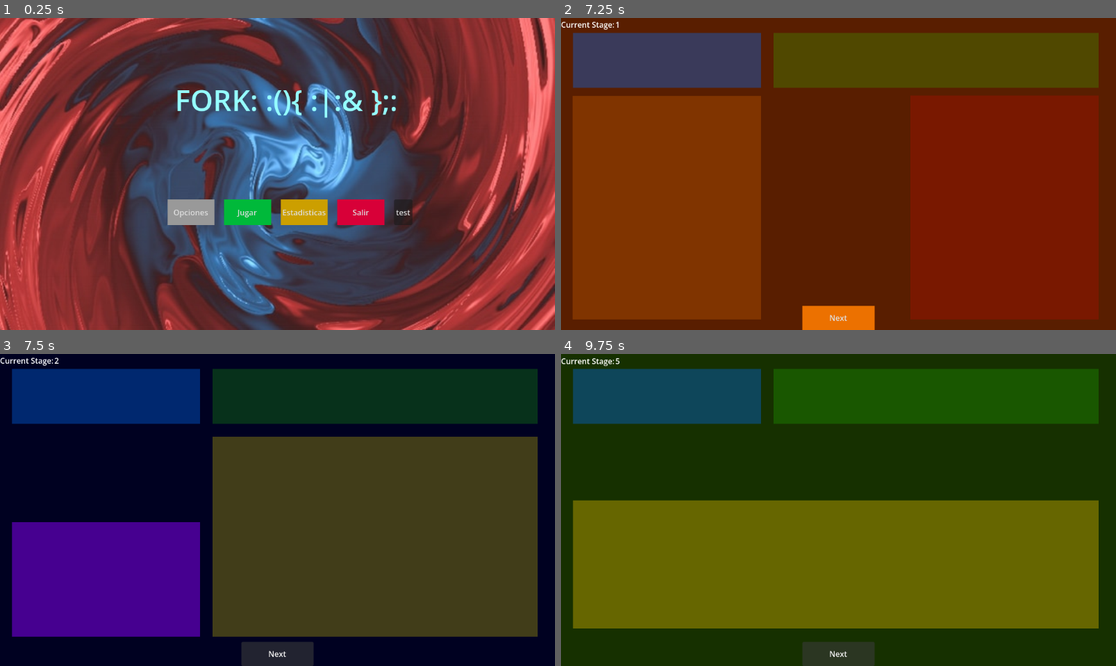
Above: before the commit, frames 1-4 (two rows, left to right).
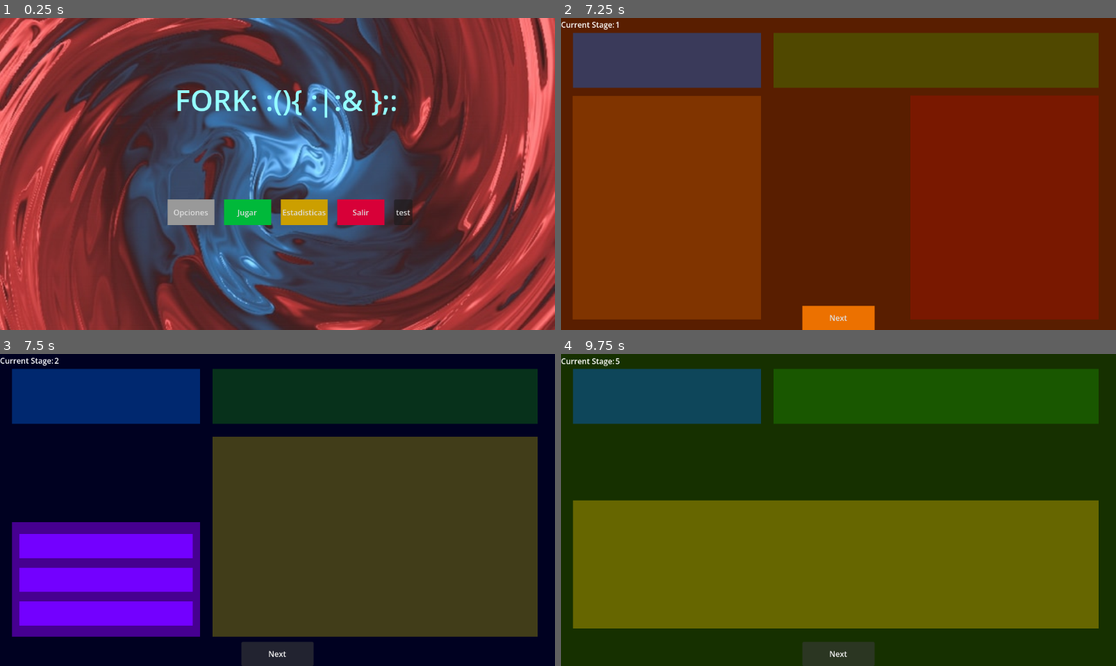
Above: after the commit, the same moments.

Repository: Anderson-Jimenez/-fork
Game: Godot game, scene res://scenes/menu.tscn
The game is run twice, just before and just after one commit, with the same random seed, the same clock (stepped at 60 frames per second) and the same inputs.
Inputs (mouse positions are in pixels of both pictures, inside the frame that each line leads up to):
- Up to frame 1 (0.25 s): no input
- Up to frame 2 (7.25 s): click "test" at 0.5 s; click "Jugar" at 1.25 s; click (655, 58) at 2 s; click (749, 58) at 2.75 s; click (838, 58) at 3.5 s; click (927, 58) at 4.25 s; click (1021, 58) at 5 s; click "Començar" at 5.75 s; click "Next" at 6.5 s
- Up to frame 3 (7.5 s): click "Next" at 7.25 s
- Up to frame 4 (9.75 s): click "Next" at 8 s; click "Next" at 8.75 s; click "Next" at 9.5 s

Frames 1-2 are identical in both runs. In frame 3, 7.3% of the frame differs, in the area x 3-35%, y 57-88%; in frame 4, nothing differs.
Error after the commit: Invalid access to property or key 'opcio1' on a base object of type 'null instance'. (res://scripts/random_event.gd:17)

Commit message:
random events quasi acabats

Diff:
--- a/scenes/inventary.tscn
+++ b/scenes/inventary.tscn
@@ -1,6 +1,221 @@
 [gd_scene format=3 uid="uid://c6rk0kvgma33t"]
 
 [ext_resource type="Script" uid="uid://d3ilmukkvhnya" path="res://scripts/inventary.gd" id="1_fg286"]
+
+[sub_resource type="StyleBoxFlat" id="StyleBoxFlat_fg286"]
+bg_color = Color(0.6, 0, 0, 1)
 
 [node name="Inventary" type="Node" unique_id=1537500108]
 script = ExtResource("1_fg286")
+
+[node name="ColorRect" type="ColorRect" parent="." unique_id=1256347587]
+anchors_preset = 15
+anchor_right = 1.0
+anchor_bottom = 1.0
+grow_horizontal = 2
+grow_vertical = 2
+color = Color(0, 0.16, 0.11733333, 1)
+
+[node name="Label" type="Label" parent="ColorRect" unique_id=1033913147]
+layout_mode = 1
+anchors_preset = -1
+anchor_top = 0.003
+anchor_right = 0.096
+anchor_bottom = 0.045
+offset_top = 0.055999994
+offset_right = 0.40799713
+offset_bottom = -0.16000175
+text = "Current Stage:"
+
+[node name="Stage" type="RichTextLabel" parent="ColorRect" unique_id=1061162447]
+layout_mode = 1
+anchors_preset = -1
+anchor_left = 0.098090276
+anchor_top = 0.0030864198
+anchor_right = 0.19645834
+anchor_bottom = 0.045024697
+offset_right = -0.3199997
+offset_bottom = -0.1760025
+metadata/_edit_use_anchors_ = true
+
+[node name="ColorRect2" type="ColorRect" parent="ColorRect" unique_id=283393975]
+layout_mode = 1
+anchors_preset = -1
+anchor_left = 0.021701388
+anchor_top = 0.047839507
+anchor_right = 0.36052084
+anchor_bottom = 0.22403704
+offset_right = -0.3199997
+offset_bottom = -0.1760025
+color = Color(0, 0.4333334, 1, 0.3529412)
+metadata/_edit_use_anchors_ = true
+
+[node name="ColorRect3" type="ColorRect" parent="ColorRect" unique_id=1039728162]
+layout_mode = 1
+anchors_preset = -1
+anchor_left = 0.3828125
+anchor_top = 0.047839507
+anchor_right = 0.96902776
+anchor_bottom = 0.22403704
+offset_right = -0.3199997
+offset_bottom = -0.1760025
+color = Color(0.14999998, 1, 0, 0.1882353)
+metadata/_edit_use_anchors_ = true
+
+[node name="ColorRect4" type="ColorRect" parent="ColorRect" unique_id=1759159823]
+layout_mode = 1
+anchors_preset = -1
+anchor_left = 0.023000002
+anchor_top = 0.26200002
+anchor_right = 0.20600002
+anchor_bottom = 0.39800003
+offset_left = 0.5039978
+offset_top = 0.22399902
+offset_right = -0.31201172
+offset_bottom = 0.09597778
+color = Color(0.9833336, 0, 1, 0.39215687)
+
+[node name="Button" type="Button" parent="ColorRect" unique_id=82640346]
+layout_mode = 1
+anchors_preset = 7
+anchor_left = 0.5
+anchor_top = 1.0
+anchor_right = 0.5
+anchor_bottom = 1.0
+offset_left = -75.0
+offset_top = -50.0
+offset_right = 75.0
+grow_horizontal = 2
+grow_vertical = 0
+theme_override_styles/normal = SubResource("StyleBoxFlat_fg286")
+text = "Next"
+
+[node name="ColorRect6" type="ColorRect" parent="ColorRect" unique_id=1838141618]
+layout_mode = 1
+anchors_preset = -1
+anchor_left = 0.596
+anchor_top = 0.26200002
+anchor_right = 0.7789237
+anchor_bottom = 0.39800003
+offset_left = 0.40795898
+offset_top = 0.2239685
+offset_right = -0.32000732
+offset_bottom = 0.09597778
+color = Color(0.9843137, 0, 1, 0.39215687)
+
+[node name="ColorRect7" type="ColorRect" parent="ColorRect" unique_id=1884797404]
+layout_mode = 1
+anchors_preset = -1
+anchor_left = 0.21400002
+anchor_top = 0.26200002
+anchor_right = 0.39534032
+anchor_bottom = 0.39800003
+offset_left = -0.52801514
+offset_top = 0.2239685
+offset_right = 0.56796265
+offset_bottom = 0.09597778
+color = Color(0.9843137, 0, 1, 0.39215687)
+
+[node name="ColorRect5" type="ColorRect" parent="ColorRect" unique_id=1985071903]
+layout_mode = 1
+anchors_preset = -1
+anchor_left = 0.411
+anchor_top = 0.26200002
+anchor_right = 0.58400005
+anchor_bottom = 0.39800003
+offset_left = -0.47201538
+offset_top = 0.2239685
+offset_right = 0.2319336
+offset_bottom = 0.09597778
+color = Color(0, 0, 0, 1)
+
+[node name="ColorRect9" type="ColorRect" parent="ColorRect" unique_id=59701641]
+layout_mode = 1
+anchors_preset = -1
+anchor_left = 0.7248264
+anchor_top = 0.47067901
+anchor_right = 0.8700694
+anchor_bottom = 0.8752716
+offset_right = -0.3199997
+offset_bottom = -0.1760025
+color = Color(0.9843137, 0, 1, 0.39215687)
+metadata/_edit_use_anchors_ = true
+
+[node name="ColorRect8" type="ColorRect" parent="ColorRect" unique_id=408847460]
+layout_mode = 1
+anchors_preset = -1
+anchor_left = 0.786
+anchor_top = 0.26200002
+anchor_right = 0.96902776
+anchor_bottom = 0.39800003
+offset_left = 0.5279541
+offset_top = 0.2239685
+offset_right = -0.3199463
+offset_bottom = 0.09597778
+color = Color(0.9843137, 0, 1, 0.39215687)
+
+[node name="ColorRect" type="ColorRect" parent="ColorRect" unique_id=262736647]
+layout_mode = 1
+anchors_preset = -1
+anchor_left = 0.0234375
+anchor_top = 0.47067901
+anchor_right = 0.6261458
+anchor_bottom = 0.8752716
+offset_right = -0.3199997
+offset_bottom = -0.1760025
+color = Color(1, 0.7166667, 0, 0.29803923)
+metadata/_edit_use_anchors_ = true
+
+[node name="ColorRect11" type="ColorRect" parent="ColorRect" unique_id=2034037064]
+layout_mode = 1
+anchors_preset = -1
+anchor_left = 0.8871043
+anchor_top = 0.7392717
+anchor_right = 0.96910423
+anchor_bottom = 0.8012716
+offset_left = 0.055908203
+offset_top = -0.048034668
+offset_right = -0.40808105
+offset_bottom = -0.22399902
+color = Color(0.3, 0.3, 0.3, 1)
+metadata/_edit_use_anchors_ = true
+
+[node name="ColorRect10" type="ColorRect" parent="ColorRect" unique_id=358230569]
+layout_mode = 1
+anchors_preset = -1
+anchor_left = 0.8871528
+anchor_top = 0.8132716
+anchor_right = 0.96902776
+anchor_bottom = 0.8752716
+offset_right = -0.3199997
+offset_bottom = -0.1760025
+color = Color(0.3, 0.3, 0.3, 1)
+metadata/_edit_use_anchors_ = true
+
+[node name="ColorRect13" type="ColorRect" parent="ColorRect" unique_id=757506174]
+layout_mode = 1
+anchors_preset = -1
+anchor_left = 0.88734937
+anchor_top = 0.59131396
+anchor_right = 0.96834934
+anchor_bottom = 0.65231425
+offset_left = -0.22644043
+offset_top = -0.17144775
+offset_right = 0.46154785
+offset_bottom = 0.30047607
+color = Color(0.3, 0.3, 0.3, 1)
+metadata/_edit_use_anchors_ = true
+
+[node name="ColorRect12" type="ColorRect" parent="ColorRect" unique_id=1277400110]
+layout_mode = 1
+anchors_preset = -1
+anchor_left = 0.8868681
+anchor_top = 0.66482735
+anchor_right = 0.96886814
+anchor_bottom = 0.72682726
+offset_left = 0.3279419
+offset_top = 0.19198608
+offset_right = -0.1361084
+offset_bottom = 0.015930176
+color = Color(0.3, 0.3, 0.3, 1)
+metadata/_edit_use_anchors_ = true
--- a/scenes/randomEvent.tscn
+++ b/scenes/randomEvent.tscn
@@ -1,6 +1,11 @@
 [gd_scene format=3 uid="uid://csepcn0qbxaq1"]
 
 [ext_resource type="Script" uid="uid://dbunqywheim8a" path="res://scripts/random_event.gd" id="1_osrvf"]
+[ext_resource type="Script" uid="uid://copokv2ebi74j" path="res://scripts/randomEvent/ranodmEventData.gd" id="2_iq6nv"]
+
+[sub_resource type="Resource" id="Resource_iq6nv"]
+script = ExtResource("2_iq6nv")
+metadata/_custom_type_script = "uid://copokv2ebi74j"
 
 [sub_resource type="StyleBoxFlat" id="StyleBoxFlat_1rm8n"]
 bg_color = Color(4.813075e-07, 0.6844356, 0.70187896, 1)
@@ -13,6 +18,7 @@
 grow_horizontal = 2
 grow_vertical = 2
 script = ExtResource("1_osrvf")
+info = SubResource("Resource_iq6nv")
 metadata/_edit_use_anchors_ = true
 
 [node name="ColorRect" type="ColorRect" parent="." unique_id=1788854505]
@@ -98,6 +104,73 @@
 color = Color(0.5500002, 0, 1, 0.49803922)
 metadata/_edit_use_anchors_ = true
 
+[node name="ColorRect" type="ColorRect" parent="ColorRect/ColorRect" unique_id=1705832417]
+layout_mode = 1
+anchors_preset = -1
+anchor_left = 0.03846154
+anchor_top = 0.10504202
+anchor_right = 0.96117955
+anchor_bottom = 0.3110336
+offset_right = 0.13998413
+offset_bottom = 0.973999
+color = Color(0.4499998, 0, 1, 1)
+metadata/_edit_use_anchors_ = true
+
+[node name="Opcio1" type="Label" parent="ColorRect/ColorRect/ColorRect" unique_id=1410145409]
+layout_mode = 1
+anchors_preset = -1
+anchor_left = 0.008333334
+anchor_top = 0.26
+anchor_right = 0.98877776
+anchor_bottom = 0.72
+offset_right = 0.0399971
+metadata/_edit_use_anchors_ = true
+
+[node name="ColorRect2" type="ColorRect" parent="ColorRect/ColorRect" unique_id=1942406158]
+layout_mode = 1
+anchors_preset = -1
+anchor_left = 0.03846154
+anchor_top = 0.39915967
+anchor_right = 0.96146154
+anchor_bottom = 0.6091596
+offset_right = 0.02999878
+offset_bottom = 0.019996643
+color = Color(0.4509804, 0, 1, 1)
+metadata/_edit_use_anchors_ = true
+
+[node name="Opcio2" type="Label" parent="ColorRect/ColorRect/ColorRect2" unique_id=1999884482]
+layout_mode = 1
+anchors_preset = -1
+anchor_left = 0.011111111
+anchor_top = 0.26000017
+anchor_right = 0.98877776
+anchor_bottom = 0.72000015
+offset_right = 0.0399971
+offset_bottom = 1.335144e-05
+metadata/_edit_use_anchors_ = true
+
+[node name="ColorRect3" type="ColorRect" parent="ColorRect/ColorRect" unique_id=136763524]
+layout_mode = 1
+anchors_preset = -1
+anchor_left = 0.03846154
+anchor_top = 0.6932773
+anchor_right = 0.96146154
+anchor_bottom = 0.90327734
+offset_right = 0.02999878
+offset_bottom = 0.019996643
+color = Color(0.4509804, 0, 1, 1)
+metadata/_edit_use_anchors_ = true
+
+[node name="Opcio3" type="Label" parent="ColorRect/ColorRect/ColorRect3" unique_id=2140586811]
+layout_mode = 1
+anchors_preset = -1
+anchor_left = 0.016666668
+anchor_top = 0.28
+anchor_right = 0.9832222
+anchor_bottom = 0.74000007
+offset_right = 0.0399971
+metadata/_edit_use_anchors_ = true
+
 [node name="ColorRect2" type="ColorRect" parent="." unique_id=1084786612]
 layout_mode = 1
 anchors_preset = -1
@@ -110,4 +183,26 @@
 color = Color(1, 0.9333334, 0, 0.25490198)
 metadata/_edit_use_anchors_ = true
 
+[node name="Title" type="Label" parent="ColorRect2" unique_id=1970404930]
+layout_mode = 1
+anchors_preset = -1
+anchor_left = 0.017777778
+anchor_top = 0.028915662
+anchor_right = 0.46640742
+anchor_bottom = 0.083915666
+offset_right = 0.17499542
+offset_bottom = 0.17499924
+metadata/_edit_use_anchors_ = true
+
+[node name="Context" type="RichTextLabel" parent="ColorRect2" unique_id=1520687144]
+layout_mode = 1
+anchors_preset = -1
+anchor_left = 0.017777778
+anchor_top = 0.10843374
+anchor_right = 0.9730741
+anchor_bottom = 0.9658795
+offset_right = 0.17499542
+offset_bottom = 0.15999985
+metadata/_edit_use_anchors_ = true
+
 [connection signal="button_up" from="ColorRect/Button" to="." method="_on_button_button_up"]
--- /dev/null
+++ b/scripts/enemies/enemyData.gd
@@ -0,0 +1,9 @@
+extends Resource
+class_name EnemyData
+
+@export var name: String
+@export var enemyType: String
+@export var hp: int
+@export var slots: int
+@export var passiveDmg: int
+@export var sprite: String
--- /dev/null
+++ b/scripts/enemies/jorge.tres
@@ -0,0 +1,11 @@
+[gd_resource type="Resource" script_class="EnemyData" format=3 uid="uid://clhbj6x4lvrmo"]
+
+[ext_resource type="Script" uid="uid://d1mmp7cbsynok" path="res://scripts/enemies/enemyData.gd" id="1_23tew"]
+
+[resource]
+script = ExtResource("1_23tew")
+name = "Jorge"
+enemyType = "normal"
+hp = 100
+passiveDmg = 1
+metadata/_custom_type_script = "uid://d1mmp7cbsynok"
--- a/scripts/inventary.gd
+++ b/scripts/inventary.gd
@@ -1,10 +1,11 @@
 extends Node
 
 #https://www.youtube.com/watch?v=STyN8fVI1Ew Video que explica cosas d'inventari, el canal te dos videos o tres en el qual explica
+@onready var CurrentStage = $ColorRect/Stage
 
 # Called when the node enters the scene tree for the first time.
 func _ready() -> void:
-	pass # Replace with function body.
+	CurrentStage.text=str(GameManager.currentStage)
 
 
 # Called every frame. 'delta' is the elapsed time since the previous frame.
--- /dev/null
+++ b/scripts/randomEvent/event1.tres
@@ -0,0 +1,15 @@
+[gd_resource type="Resource" script_class="RandomEventData" format=3 uid="uid://yn70wvo3fowp"]
+
+[ext_resource type="Script" uid="uid://copokv2ebi74j" path="res://scripts/randomEvent/ranodmEventData.gd" id="1_nxf5h"]
+
+[resource]
+script = ExtResource("1_nxf5h")
+name = "No passa res"
+context = "No "
+opcio1 = "Nothing"
+opcio1Value = "continuar"
+opcio2 = "Nothing"
+opcio2Value = "continuar"
+opcio3 = "Nothing"
+opcio3Value = "continuar"
+metadata/_custom_type_script = "uid://copokv2ebi74j"
--- /dev/null
+++ b/scripts/randomEvent/ranodmEventData.gd
@@ -0,0 +1,17 @@
+class_name RandomEventData
+extends Resource
+
+@export var name: String
+@export var context: String
+
+@export var opcio1: String
+@export var opcio1Value: String
+
+@export var opcio2: String
+@export var opcio2Value: String
+
+@export var opcio3: String
+@export var opcio3Value: String
+
+func continuar():
+	GameManager.nextStage
--- a/scripts/random_event.gd
+++ b/scripts/random_event.gd
@@ -1,11 +1,24 @@
 extends Control
 
+@export var info : RandomEventData
 @onready var CurrentStage = $ColorRect/Stage
+@onready var Opcio1 = $ColorRect/ColorRect/ColorRect/Opcio1
+@onready var Opcio2 = $ColorRect/ColorRect/ColorRect/Opcio2
+@onready var Opcio3 = $ColorRect/ColorRect/ColorRect/Opcio3
+@onready var Title = $ColorRect2/Title
+@onready var Context = $ColorRect2/Context
+
+
 
 # Called when the node enters the scene tree for the first time.
 func _ready() -> void:
+	info = load("res://data/events/event1.tres")
 	CurrentStage.text=str(GameManager.currentStage)
-
+	Opcio1.text = info.opcio1
+	Opcio2.text = info.opcio2
+	Opcio3.text = info.opcio3
+	Title.text = info.name
+	Context.text = info.context
 
 # Called every frame. 'delta' is the elapsed time since the previous frame.
 func _process(delta: float) -> void:
Not shown, added: scripts/enemies/enemyData.gd.uid
Not shown, added: scripts/randomEvent/ranodmEventData.gd.uid
